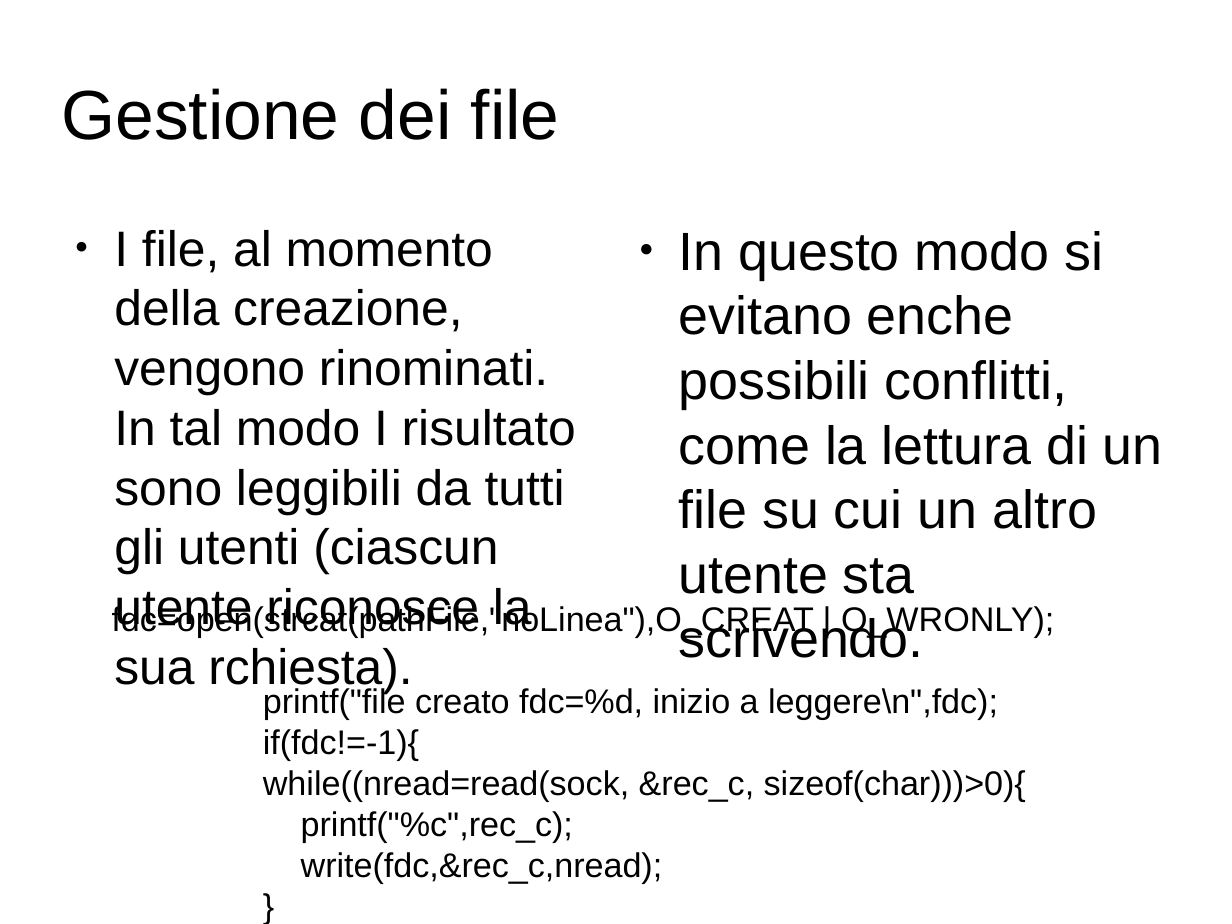
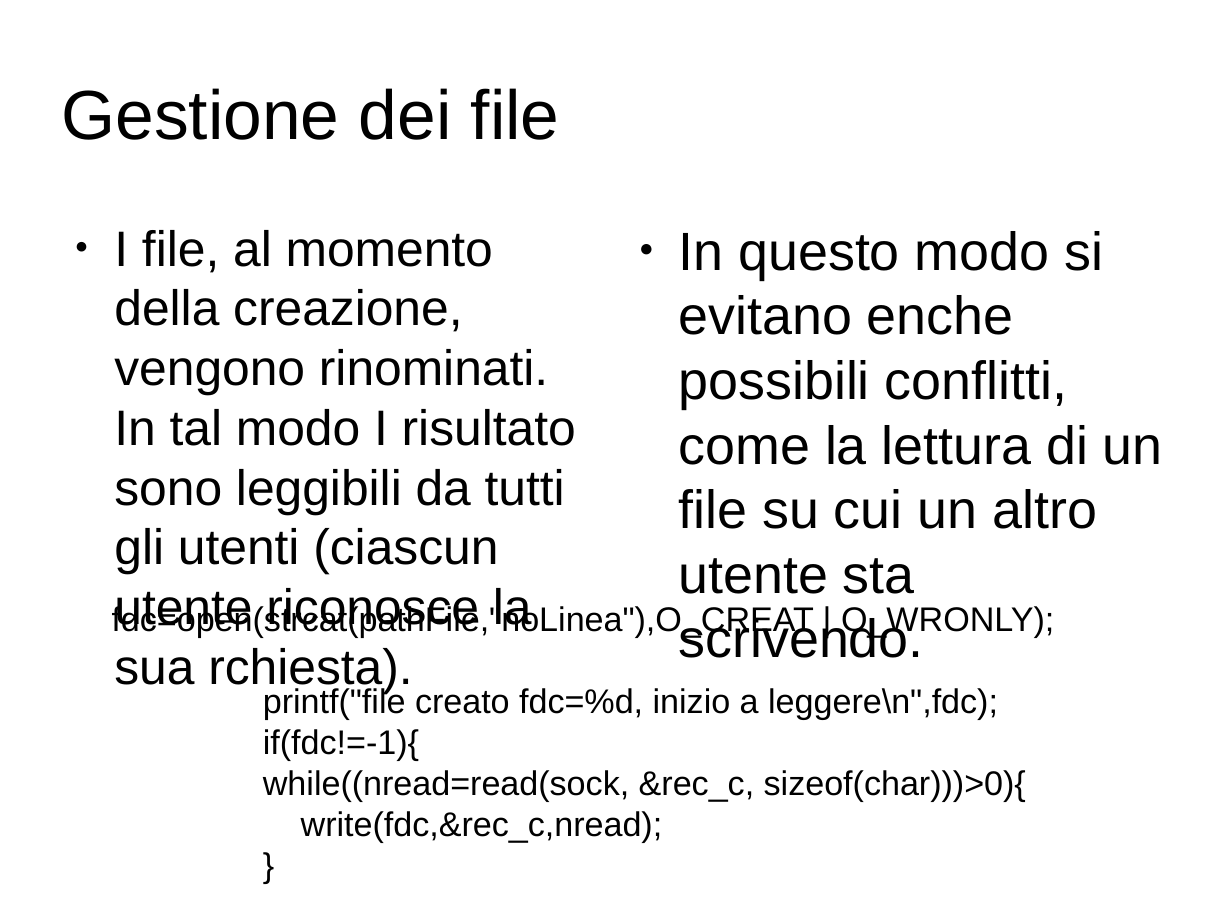
Before and after one commit to stefl3n/Esercitazione3, a slide deck: slide 5 of Project/Presentazione/Presentazione 3.odp. Drawn at 1232x924 pixels with LibreOffice and Linux fonts; fonts in the diff are those of the drawing; background and template pictures are left out. Boxes give left, top, right and bottom in pixels: in the first picture for what was removed or moved away, otherwise in the second. Text is boxed around its words. In the diff, an @@ line names an element or a change of style, - is before the commit and + after.

```diff
--- a/Project/Presentazione/Presentazione 3.odp
+++ b/Project/Presentazione/Presentazione 3.odp
@@ text at <box>301,811,573,843</box>: paragraph removed @@
-printf("%c",rec_c);
```
Also in this commit, not shown: 3 other slides changed, 1 other file.
